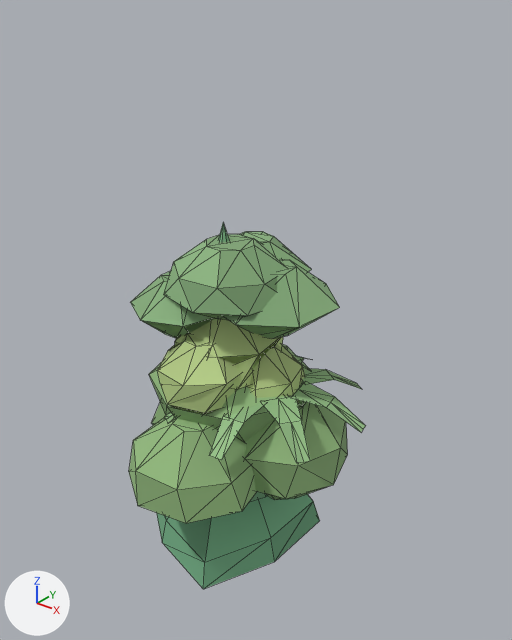
Before and after pictures for a commit that changed the glTF model models/world_trees.glb.
Before and after are seen from a camera (50 mm lens) standing at (10.32, -11.7, 15.25) and looking at (0.83, 0.17, 7.9). The lights are fixed; the arrows at lower left show +X, +Y and +Z. The picture after the commit comes second. Mesh edges are drawn as thin lines.

Objects in the first picture: 'Birke', 'Eiche', 'Fichte', 'Kiefer', 'Palme'.
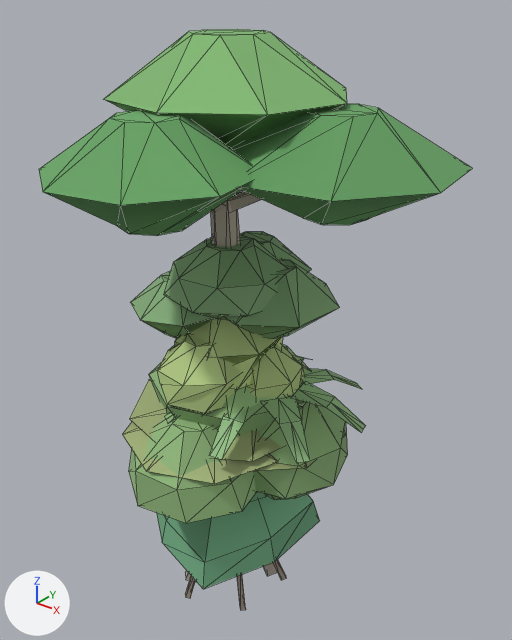
Not visible in the pictures: 'Schneetanne'.

Where the change shows, as pixel boxes (x1, y1, x2, y2) in the pictures (512 x 640 px):
'Urwaldbaum', added (green): after (39, 29, 472, 582)
'Akazie', added (green): after (122, 379, 346, 484)
'Mangrove', added (mostly hidden): after (185, 491, 286, 610)

Edits to the bpy script that builds the scene:
```text
Add me_urwaldbaum:
    me_urwaldbaum.from_pydata(...)  # 176 vertices, 256 faces; spans x -4.12..5.2, y -4.64..3.32, z -0.08..14.22
    me_urwaldbaum.materials.append(mat_flora)
Add me_schneetanne:
    me_schneetanne.from_pydata(...)  # 141 vertices, 171 faces; spans x -2.0..1.6, y -1.85..2.05, z 0.0..10.55
    me_schneetanne.materials.append(mat_flora)
Add me_mangrove:
    me_mangrove.from_pydata(...)  # 190 vertices, 262 faces; spans x -2.19..2.35, y -2.17..1.92, z -0.34..5.62
    me_mangrove.materials.append(mat_flora)
Add me_akazie:
    me_akazie.from_pydata(...)  # 130 vertices, 210 faces; spans x -2.95..2.92, y -3.05..2.55, z -0.01..5.87
    me_akazie.materials.append(mat_flora)
Add ob_urwaldbaum:
    ob_urwaldbaum = bpy.data.objects.new('Urwaldbaum', me_urwaldbaum)
    ob_urwaldbaum.location = (0.0, 0.0, 0.0)
Add ob_schneetanne:
    ob_schneetanne = bpy.data.objects.new('Schneetanne', me_schneetanne)
    ob_schneetanne.location = (0.0, 0.0, 0.0)
Add ob_mangrove:
    ob_mangrove = bpy.data.objects.new('Mangrove', me_mangrove)
    ob_mangrove.location = (0.0, 0.0, 0.0)
Add ob_akazie:
    ob_akazie = bpy.data.objects.new('Akazie', me_akazie)
    ob_akazie.location = (0.0, 0.0, 0.0)
```
